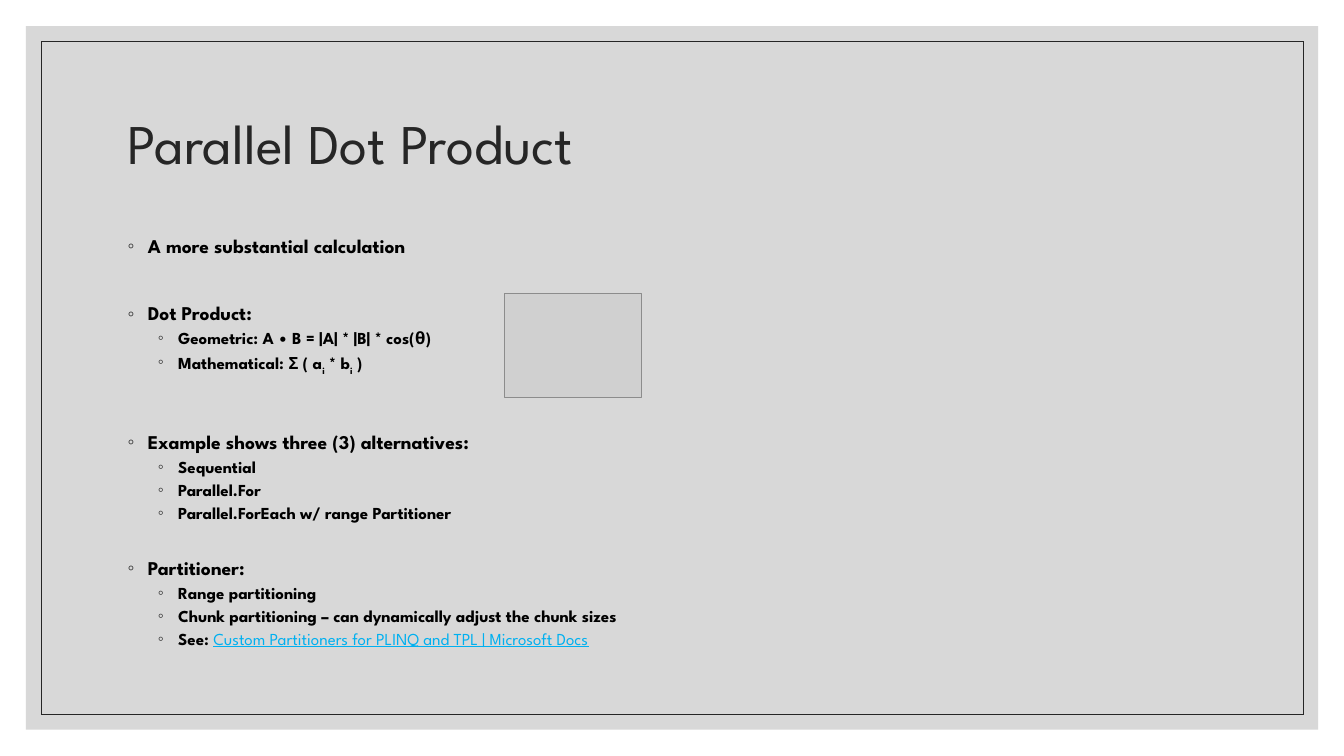
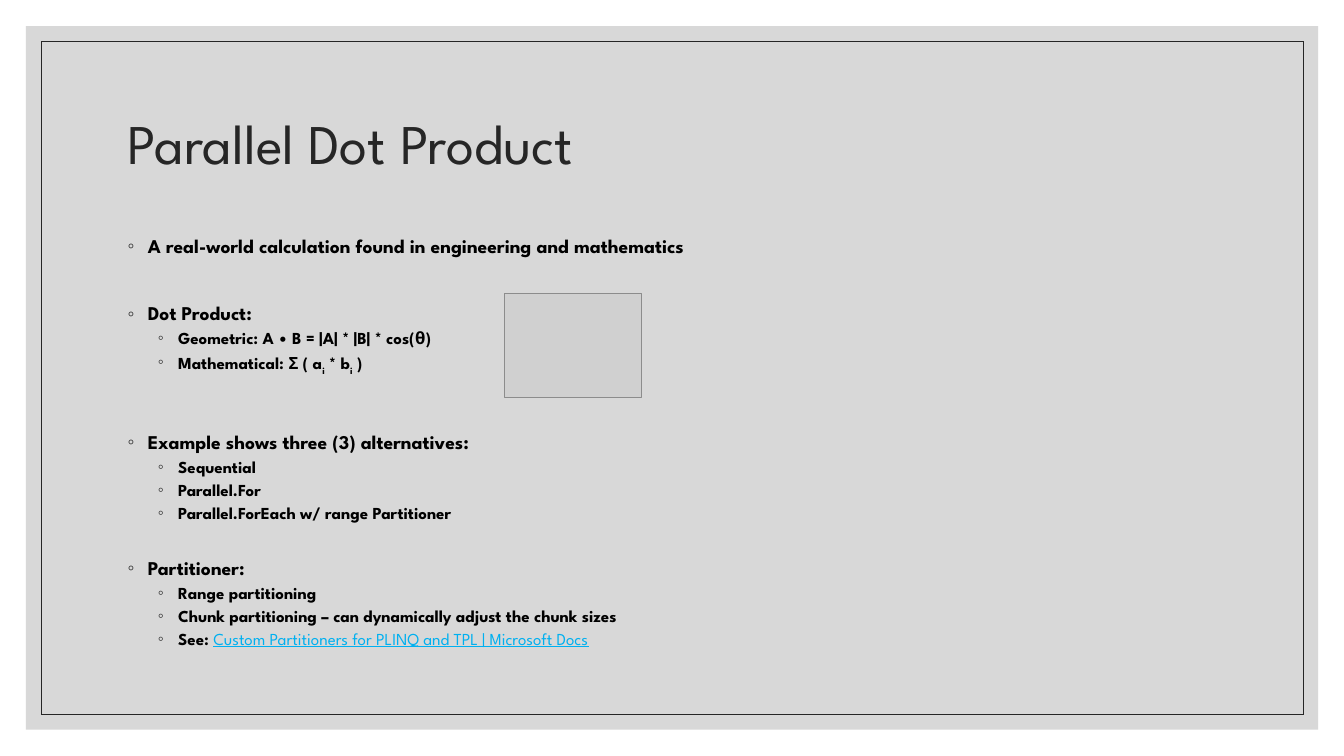
Before and after one commit to belward1/CSC543FinalProject, a slide deck: slide 13 of CSC543FinalProject/CSC 543 - Spring 2021 - Final Project - Bob Elward.pptx (slide 9 before the commit). Drawn at 1344x756 pixels with LibreOffice and Linux fonts; fonts in the diff are those of the drawing; grey boxes stand for pictures. Boxes give left, top, right and bottom in pixels: in the first picture for what was removed or moved away, otherwise in the second. Text is boxed around its words. In the diff, an @@ line names an element or a change of style, - is before the commit and + after.

Commit message:
Added ParallelInvoke.

```diff
--- a/CSC543FinalProject/CSC 543 - Spring 2021 - Final Project - Bob Elward.pptx
+++ b/CSC543FinalProject/CSC 543 - Spring 2021 - Final Project - Bob Elward.pptx
@@ text at (x1=148, y1=239, x2=684, y2=258): text changed @@
-◦ A more substantial calculation
+◦ A real-world calculation found in engineering and mathematics
```
Also in this commit, not shown: 3 other slides changed, 6 slides added, 10 other files.
